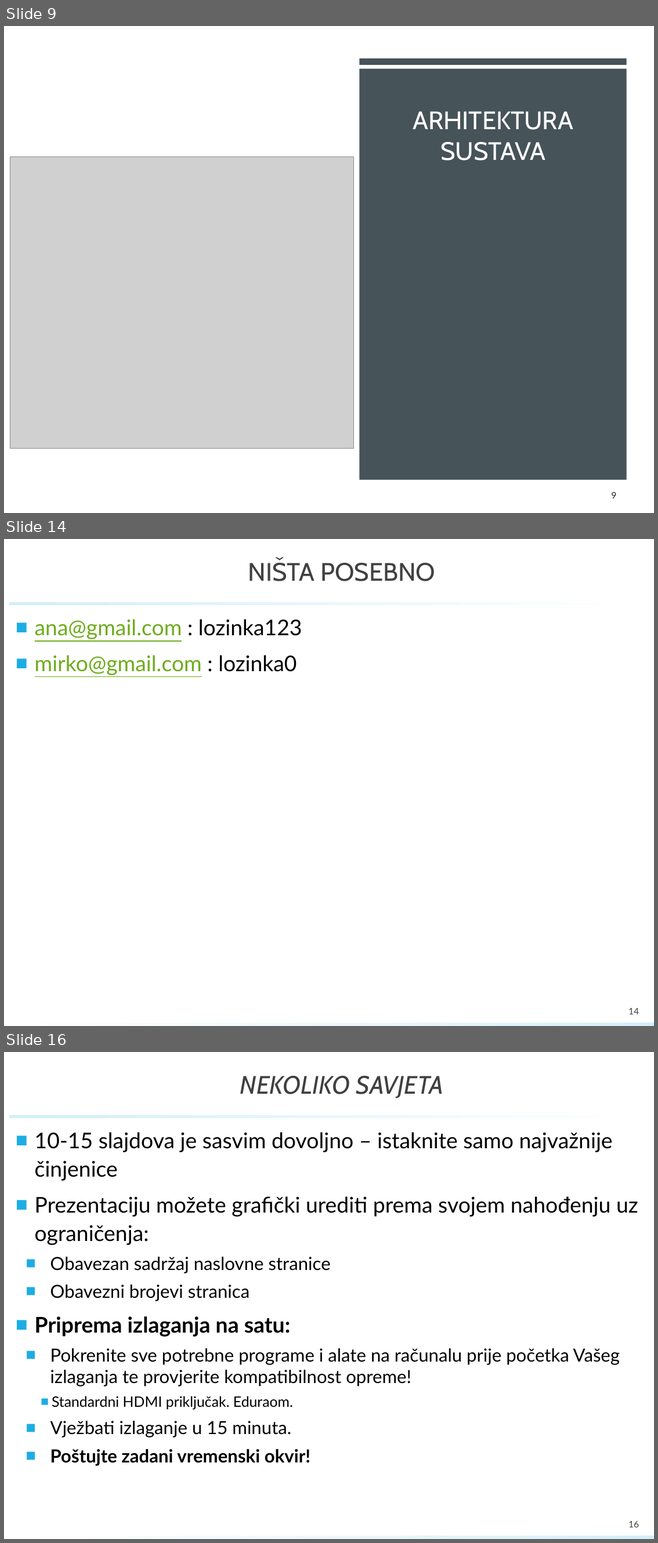
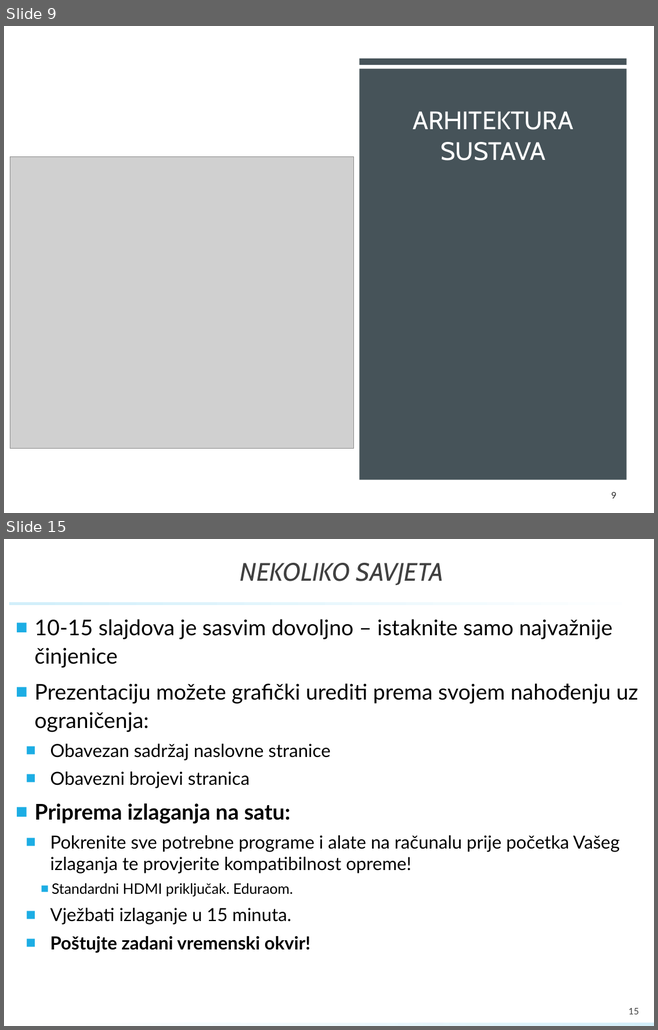
Before and after one commit to GolubIvan/Programsko-inzenjerstvo, a slide deck: PROINZ_TG11_4_eZgrada.pptx. Shown one above the other, each under a label of ours: slides 9, 14 and 16 before the commit, slides 9 and 15 after it; the slides between them are not shown. The pictures are 658x1543 and 658x1030 pixels, drawn with LibreOffice and Linux fonts; fonts in the diff are those of the drawing; grey boxes stand for pictures; background and template pictures are left out. Boxes give left, top, right and bottom in pixels: in the first picture for what was removed or moved away, otherwise in the second. Text is boxed around its words. In the diff, an @@ line names an element or a change of style, - is before the commit and + after.

```diff
--- a/PROINZ_TG11_4_eZgrada.pptx
+++ b/PROINZ_TG11_4_eZgrada.pptx
@@ slide 14 removed at [4,539,654,1026], background #FFFFFF; not listed: 2 template elements that a slide beside it also shows @@
@@ title removed at [248,559,435,581] @@
-NIŠTA POSEBNO
@@ text removed at [35,619,302,675] @@
-■ ana@gmail.com : lozinka123
-■ mirko@gmail.com : lozinka0
@@ page number removed at [628,1008,639,1015] @@
-14
@@ what was slide 16 is now slide 15 @@
@@ page number at [628,1008,639,1015]: text changed @@
-16
+15
```
Also in this commit, not shown: 7 slides changed, 2 other files.
